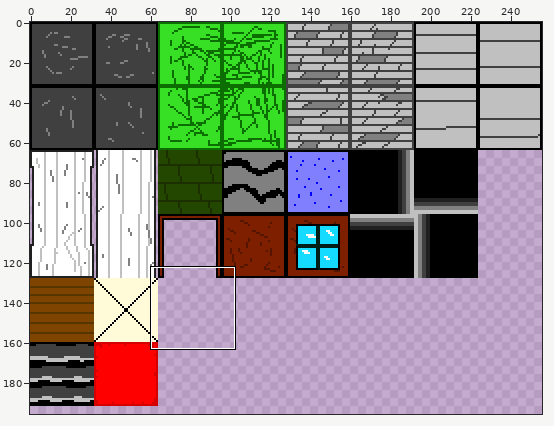
Edited in one commit: sprite sheet (background/images/bg_blocks.png). Above, an overview of the earlier version with the close-up marked.
Close-up. Before:
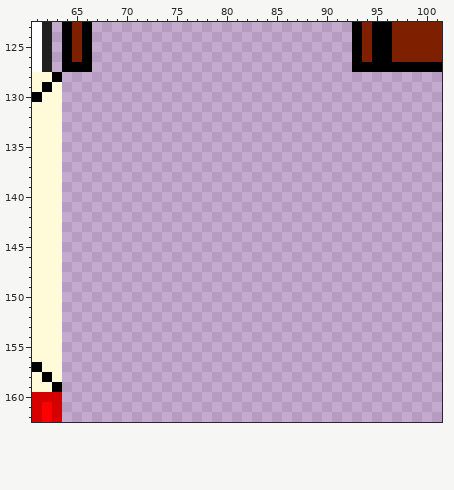
The file is 256x256 pixels. Shown: x 61..101, y 123..162. The wide view leaves out empty margins.
New version:
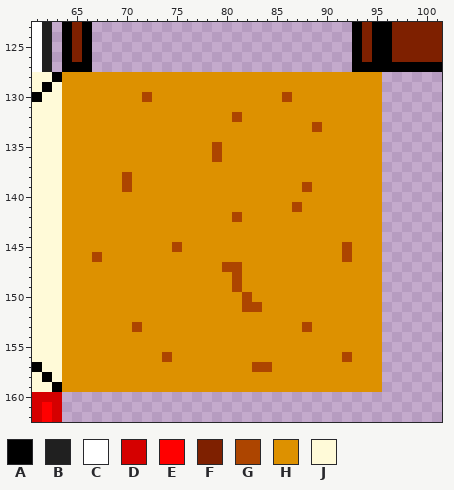
Palette (. is transparent): A #000000  B #202020  C #ffffff  D #d50000  E #ff0000  F #7e2000  G #ad4500  H #dd9100  J #fffad8
The edit:
y 128..129: x 64..95 ................................ -> HHHHHHHHHHHHHHHHHHHHHHHHHHHHHHHH
y 130: x 64..95 ................................ -> HHHHHHHHGHHHHHHHHHHHHHGHHHHHHHHH
y 131: x 64..95 ................................ -> HHHHHHHHHHHHHHHHHHHHHHHHHHHHHHHH
y 132: x 64..95 ................................ -> HHHHHHHHHHHHHHHHHGHHHHHHHHHHHHHH
y 133: x 64..95 ................................ -> HHHHHHHHHHHHHHHHHHHHHHHHHGHHHHHH
y 134: x 64..95 ................................ -> HHHHHHHHHHHHHHHHHHHHHHHHHHHHHHHH
y 135..136: x 64..95 ................................ -> HHHHHHHHHHHHHHHGHHHHHHHHHHHHHHHH
y 137: x 64..95 ................................ -> HHHHHHHHHHHHHHHHHHHHHHHHHHHHHHHH
y 138: x 64..95 ................................ -> HHHHHHGHHHHHHHHHHHHHHHHHHHHHHHHH
y 139: x 64..95 ................................ -> HHHHHHGHHHHHHHHHHHHHHHHHGHHHHHHH
y 140: x 64..95 ................................ -> HHHHHHHHHHHHHHHHHHHHHHHHHHHHHHHH
y 141: x 64..95 ................................ -> HHHHHHHHHHHHHHHHHHHHHHHGHHHHHHHH
y 142: x 64..95 ................................ -> HHHHHHHHHHHHHHHHHGHHHHHHHHHHHHHH
y 143..144: x 64..95 ................................ -> HHHHHHHHHHHHHHHHHHHHHHHHHHHHHHHH
y 145: x 64..95 ................................ -> HHHHHHHHHHHGHHHHHHHHHHHHHHHHGHHH
y 146: x 64..95 ................................ -> HHHGHHHHHHHHHHHHHHHHHHHHHHHHGHHH
y 147: x 64..95 ................................ -> HHHHHHHHHHHHHHHHGGHHHHHHHHHHHHHH
y 148..149: x 64..95 ................................ -> HHHHHHHHHHHHHHHHHGHHHHHHHHHHHHHH
y 150: x 64..95 ................................ -> HHHHHHHHHHHHHHHHHHGHHHHHHHHHHHHH
y 151: x 64..95 ................................ -> HHHHHHHHHHHHHHHHHHGGHHHHHHHHHHHH
y 152: x 64..95 ................................ -> HHHHHHHHHHHHHHHHHHHHHHHHHHHHHHHH
y 153: x 64..95 ................................ -> HHHHHHHGHHHHHHHHHHHHHHHHGHHHHHHH
y 154..155: x 64..95 ................................ -> HHHHHHHHHHHHHHHHHHHHHHHHHHHHHHHH
y 156: x 64..95 ................................ -> HHHHHHHHHHGHHHHHHHHHHHHHHHHHGHHH
y 157: x 64..95 ................................ -> HHHHHHHHHHHHHHHHHHHGGHHHHHHHHHHH
y 158..159: x 64..95 ................................ -> HHHHHHHHHHHHHHHHHHHHHHHHHHHHHHHH
